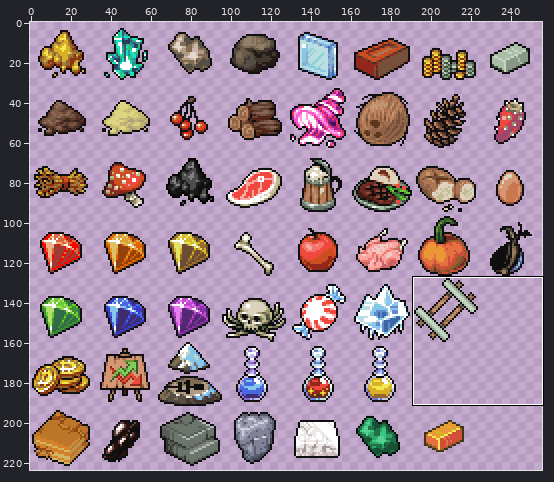
Sprite sheet, stored at DwarfCorpContent/newgui/resources.png. The picture above shows the old version from afar; the outline marks the close-up.
Close-up. Earlier state:
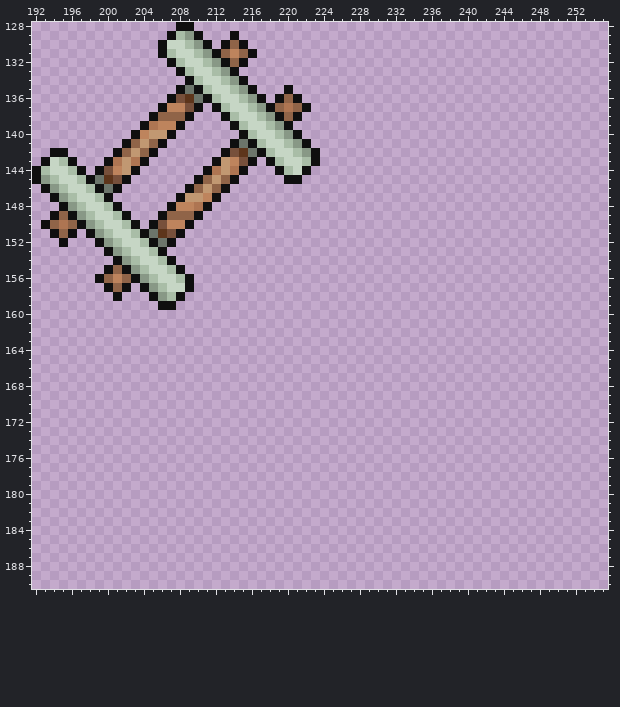
The file is 256x224 pixels. Colours within 5 levels of each other are drawn and written as one. Shown: x 192..255, y 128..190. The commit also changed other parts of the picture, which this record leaves out.
The result:
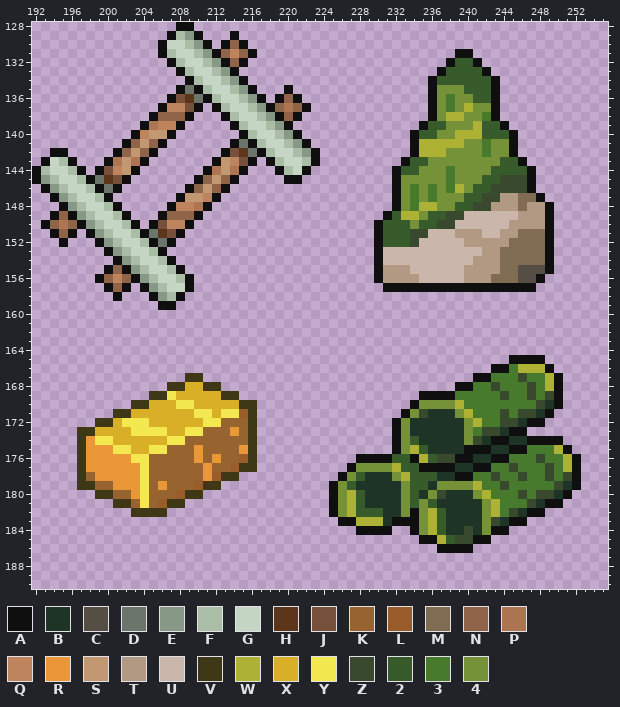
Palette (. is transparent): A #0f0f0f  B #1d3426  C #544e44  D #6c756b  E #889886  F #a9bda7  G #c6d6c5  H #5d351b  J #77503b  K #97632f  L #9b5c2c  M #806c53  N #906448  P #ae7552  Q #be845d  R #ea9738  S #c19872  T #b29983  U #cab6ab  V #3f3817  W #adb134  X #d8af26  Y #f3e84f  Z #38492e  2 #385b2b  3 #487a2e  4 #769238
The exact change:
Changed rows in their new state; - is an unchanged pixel.
first column x 230:
131 ---------AA---------
132 --------A22A--------
133 -------A2222A-------
134 ------A222222A------
135 ------A444222A------
136 ------A434422A------
137 ------A434W44A------
138 ------A4WW443A------
139 -----A22444W22A-----
140 ----A2244WWW222A----
141 ----AWWWWW44344A----
142 ----AWWW4444344A----
143 ---A224444444422A---
144 --A22444344442222A--
145 --A44444344422ZZZA--
146 --A434343W422ZZZZA--
147 --A434344422ZZTTMMA-
148 --A43WW4422ZZTTTMTTA
149 -A2WW422ZZUUUUUUTTTA
150 A222422ZZUUUUUUTTTTA
151 A222ZZUUUTTTUUTTMMMA
152 A222ZUUUUUTTTTTMMMMA
153 AUUUUUUUUUUUTTMMMMMA
154 AUUUUUUUUUUTTTMMMMMA
155 ATTTUUUUUUTTTTMMCCCA
156 ATTTTUUUUUTTTMMMCCA-
157 -AAAAAAAAAAAAAAAAA--
first column x 197:
165 ------------------------------------------------AAAA----
166 ----------------------------------------------AA3WWWA---
167 ------------VV------------------------------AA333Z33WA--
168 ----------VVXXVV--------------------------AA33Z333Z3WA--
169 --------VVYXXXXXVV--------------------AAAA33333Z33Z3ZA--
170 ------VVXXXYYXXXXXVV-----------------A4444W33333333ZBA--
171 ----VVXXXXXXXYYXYYLV----------------A4ZBBB4W333Z3ZZBA---
172 --VVXYYYXXXXXXYYKKKV---------------A4BBBBBB4W33ZZBAA----
173 VVXXXXYYYYXXYYKKKRKV---------------A4BBBBBB43ZZBAA------
174 VRYYXXXXXXYYKKKKKKKV---------------A42BBBBB4ZBAABBAAAA--
175 VRRRYYXXYYKKKRKKKKRV---------------A4W2BBBBAAABBAA333WA-
176 VRRRRRYYKKKKKRKRKKLV-----------AAAA22AW2ZZAABBAA333Z33WA
177 VRRRRRRYKKKKKKRKKLVV----------A4444W22AAAABBAA33Z333Z3WA
178 VKRRRRRYKKKKKKRLVV-----------A42BBB4W222BBAA33Z33Z33Z3ZA
179 VVKKRRRYKRKKKLVV------------A42BBBBB422B4444W33Z33333ZBA
180 --VVKKRYKKKLVV--------------A4W2BBBB42B4ZBBB4W333Z3ZZBA-
181 ----VVKYKLVV----------------A4W2BBBB4242BBBBB4W333ZBAA--
182 ------VVVV------------------A4W222BB4A4W2BBBB4W3ZBAA----
183 -----------------------------AAWWWBAAA4W2BBBB4ZBAA------
184 -------------------------------AAAA--A4W2BBZB4AA--------
185 --------------------------------------AAW2ZZAA----------
186 ----------------------------------------AAAA------------
